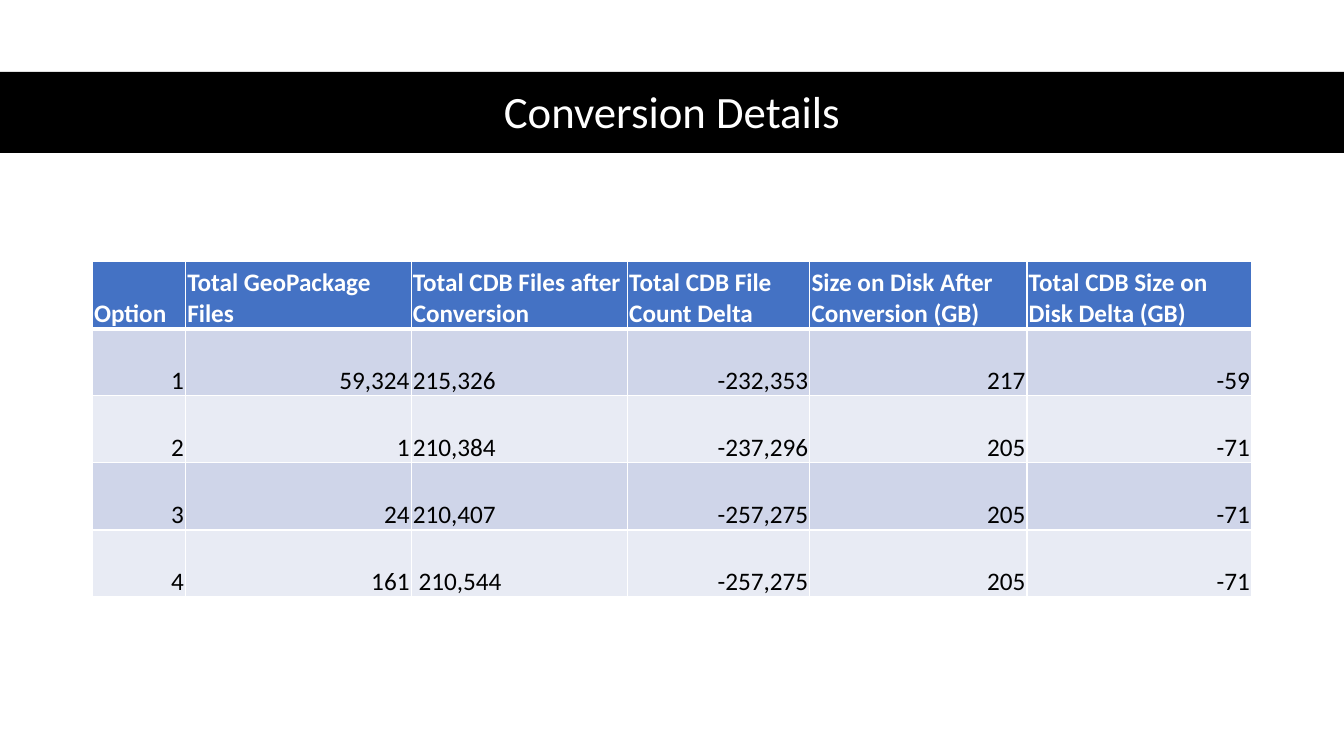
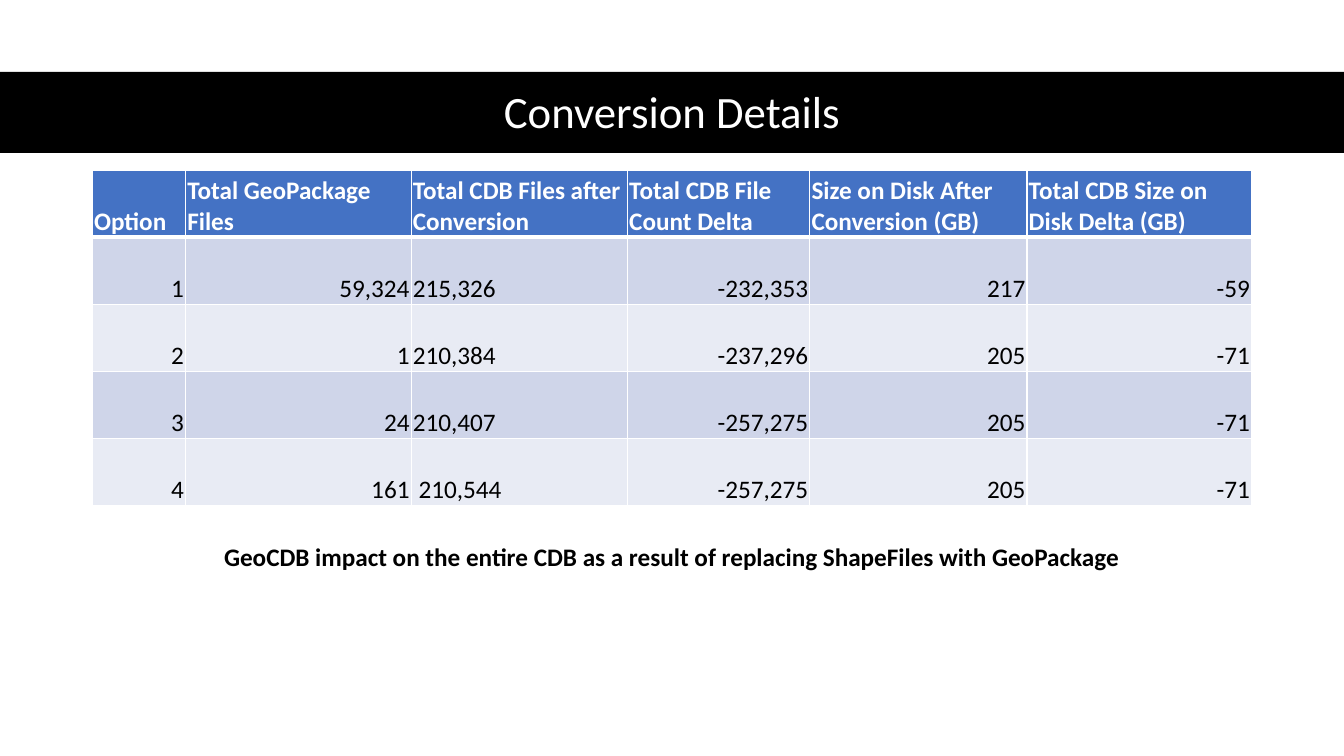
Before and after one commit to Cognitics/GeoCDB, a slide deck: slide 4 of GeoCDB Statistics.pptx. Drawn at 1344x756 pixels with LibreOffice and Linux fonts; fonts in the diff are those of the drawing. Boxes give left, top, right and bottom in pixels: in the first picture for what was removed or moved away, otherwise in the second. Text is boxed around its words. In the diff, an @@ line names an element or a change of style, - is before the commit and + after.

```diff
--- a/GeoCDB Statistics.pptx
+++ b/GeoCDB Statistics.pptx
@@ table: place and size @@
-table at box(93, 262, 1253, 598)
+table at box(93, 170, 1253, 506)
@@ text added at box(224, 548, 1119, 571), 18 pt, text #000000, bold @@
+GeoCDB impact on the entire CDB as a result of replacing ShapeFiles with GeoPackage
```
Also in this commit, not shown: 5 other slides changed.
